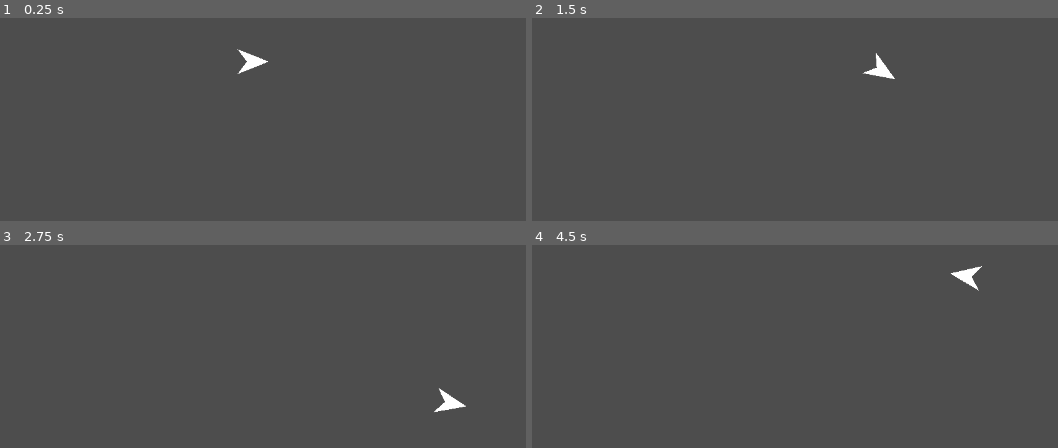
Above: before the commit, frames 1-4 (two rows, left to right).
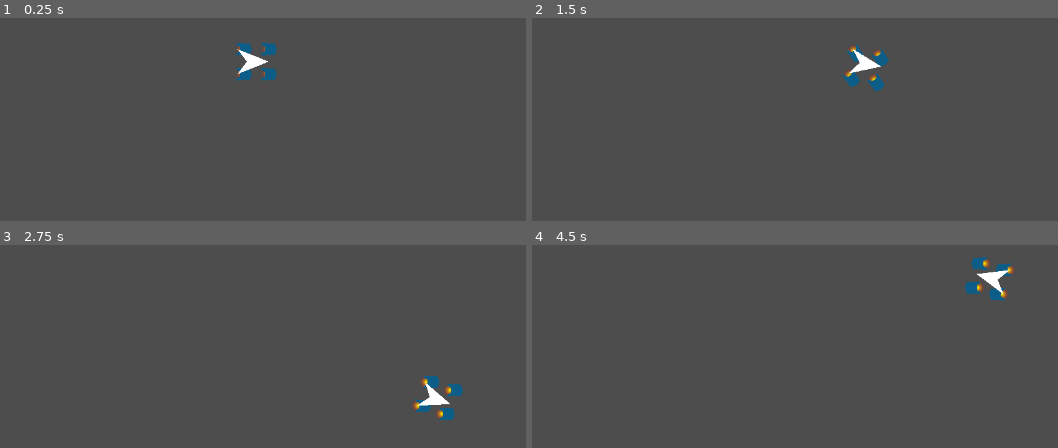
Above: after the commit, the same moments.

Repository: LEDBug/Rocks
Game: Godot game, scene res://player.tscn
The game is run twice, just before and just after one commit, with the same random seed, the same clock (stepped at 60 frames per second) and the same inputs.
Inputs:
- Up to frame 1 (0.25 s): no input
- Up to frame 2 (1.5 s): tap Enter at 0.5 s; hold Right (move_right) 0.53-1.28 s; hold Down (move_down) from 1.28 s (still down)
- Up to frame 3 (2.75 s): release Down (move_down) at 2.03 s; hold Right (move_right) from 2.03 s (still down)
- Up to frame 4 (4.5 s): release Right (move_right) at 2.78 s; hold Up (move_up) 2.78-3.53 s; hold Left (move_left) from 3.53 s (still down)

The runs differ from the first frame. In frame 1, 0.5% of the frame differs, in the area x 44-53%, y 12-31%; in frame 2, 1.1%; in frame 3, 1.1%; in frame 4, 1.2%, in the area x 79-92%, y 5-28%.

Commit message:
Add jets and mess with looks

Diff:
--- a/player.gd
+++ b/player.gd
@@ -3,8 +3,10 @@
 @export var max_speed = 200 # fastest possible speed in any direction (pixels/sec).
 @export var max_acceleration = 10 # How fast the player will change speed
 @export var drift_to_zero = 0.05 #how quickly the player drifts to 0 elocity if no acceleration applied.
-@export var turn_speed = 0.5 # How fast the player will turn (rad/sec).
+@export var turn_speed = 0.05 # How fast the player will turn (rad/sec).
 @export var wrap_border = 15
+@export var acc_acceleration = 0.5 # how fast the acceleration can change
+var acceleration = Vector2.ZERO # The player's movement vector.
 var velocity = Vector2.ZERO
 
 var screen_size
@@ -28,21 +30,30 @@
 	turn(delta)
 
 func move(delta):
-	var acceleration = Vector2.ZERO # The player's movement vector.
+	var new_acceleration = Vector2.ZERO # The player's movement vector.
 	if Input.is_action_pressed("move_right"):
-		acceleration.x += 1
+		new_acceleration.x += 1
 	if Input.is_action_pressed("move_left"):
-		acceleration.x -= 1
+		new_acceleration.x -= 1
 	if Input.is_action_pressed("move_down"):
-		acceleration.y += 1
+		new_acceleration.y += 1
 	if Input.is_action_pressed("move_up"):
-		acceleration.y -= 1
+		new_acceleration.y -= 1
+
+	var acc_target = new_acceleration.normalized() * max_acceleration
+	acceleration.x = move_toward(acceleration.x, acc_target.x, acc_acceleration)
+	acceleration.y = move_toward(acceleration.y, acc_target.y, acc_acceleration)
 
 	if acceleration.length() > 0:
-		acceleration = acceleration.normalized() * max_acceleration
+		var jetforce = acceleration.length()/max_acceleration
+
+		set_jet_force(jetforce)
+		set_jet_rotation(acceleration.angle())
+		velocity += acceleration
 	else:
-		acceleration = velocity * -drift_to_zero
-	velocity += acceleration
+		set_jet_force(0)
+		velocity += (velocity * -drift_to_zero)
+
 	if velocity.length() > max_speed:
 		velocity = velocity.normalized()*max_speed
 
@@ -60,6 +71,19 @@
 	elif position.y > screen_size.y+wrap_border:
 		position.y = -wrap_border  # Wrap to the top
 
+func set_jet_force(force):
+	#print("jet force: ", force)
+	$Jet1.set_force(force)
+	$Jet2.set_force(force)
+	$Jet3.set_force(force)
+	$Jet4.set_force(force)
+
+func set_jet_rotation(angle):
+	$Jet1.set_rotation_target(angle)
+	$Jet2.set_rotation_target(angle)
+	$Jet3.set_rotation_target(angle)
+	$Jet4.set_rotation_target(angle)
+
 func turn(delta):
 	var target_rotation = velocity.angle()
 	rotation = rotate_toward(rotation, target_rotation, turn_speed)
--- a/player.tscn
+++ b/player.tscn
@@ -1,8 +1,30 @@
-[gd_scene load_steps=2 format=3 uid="uid://b3ucf05kclj4v"]
+[gd_scene load_steps=3 format=3 uid="uid://b3ucf05kclj4v"]
 
 [ext_resource type="Script" uid="uid://cfspmu2wdcwdp" path="res://player.gd" id="1_4flbx"]
+[ext_resource type="PackedScene" uid="uid://dkwx4xex5p6al" path="res://jet.tscn" id="2_onrkg"]
 
 [node name="Player" type="Polygon2D"]
+z_index = 1
 offset = Vector2(-10, 0)
 antialiased = true
 script = ExtResource("1_4flbx")
+
+[node name="Jet1" parent="." instance=ExtResource("2_onrkg")]
+z_index = -1
+position = Vector2(20, 20)
+force = 0.1
+
+[node name="Jet2" parent="." instance=ExtResource("2_onrkg")]
+z_index = -1
+position = Vector2(20, -20)
+force = 0.1
+
+[node name="Jet3" parent="." instance=ExtResource("2_onrkg")]
+z_index = -1
+position = Vector2(-20, -20)
+force = 0.1
+
+[node name="Jet4" parent="." instance=ExtResource("2_onrkg")]
+z_index = -1
+position = Vector2(-20, 20)
+force = 0.1
